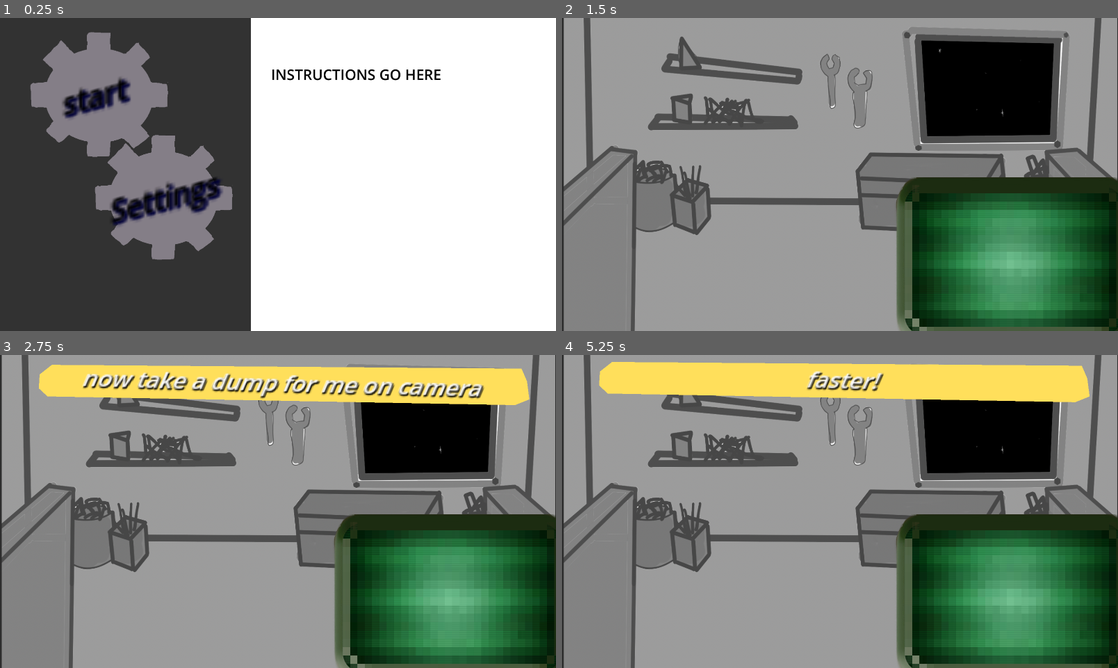
Above: before the commit, frames 1-4 (two rows, left to right).
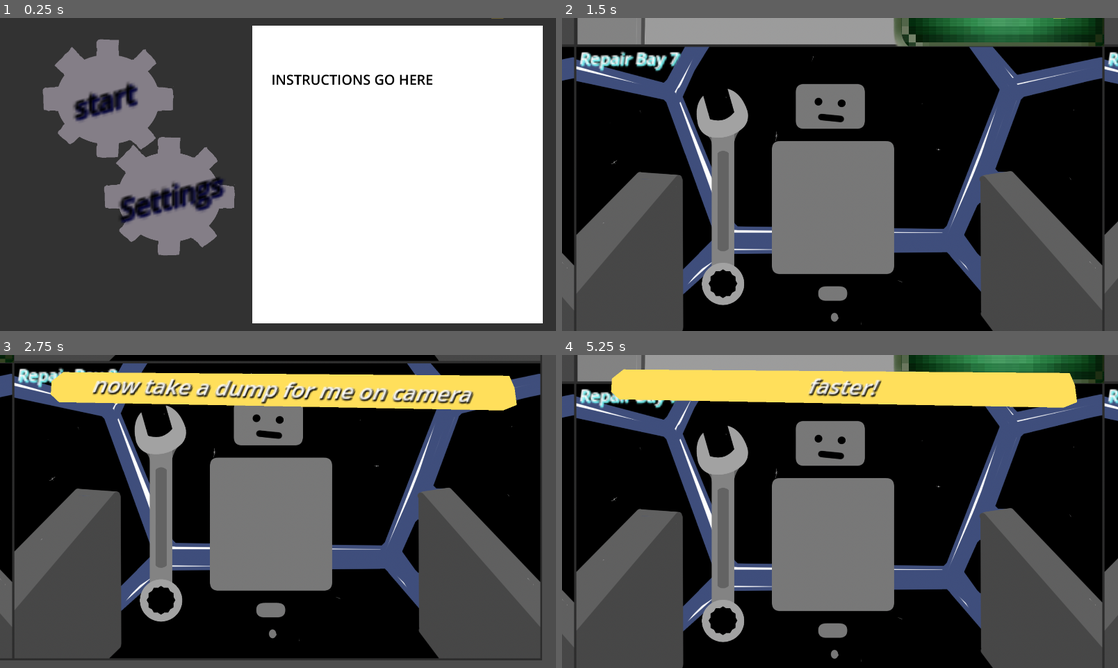
Above: after the commit, the same moments.

Repository: enderpyy/machina
Game: Godot game, scene res://scenes/root.tscn
Two runs of this game, one before a commit and one after it. Both use one fixed random seed, a clock stepped at 60 frames per second and the inputs below.
Inputs (mouse positions are in pixels of both pictures, inside the frame that each line leads up to):
- Up to frame 1 (0.25 s): no input
- Up to frame 2 (1.5 s): tap Enter at 0.5 s; move the mouse to (662, 96) at 0.52 s; press the mouse at (662, 96) at 0.53 s; hold Right (right) 0.53-1.28 s; move the mouse to (728, 199) at 1.27 s; release the mouse at (728, 199) at 1.28 s; hold Down (down) from 1.28 s (still down); click (728, 199) at 1.35 s
- Up to frame 3 (2.75 s): move the mouse to (333, 442) at 2.02 s; release Down (down) at 2.03 s; press the mouse at (333, 442) at 2.03 s; hold Right (right) from 2.03 s (still down)
- Up to frame 4 (5.25 s): move the mouse to (812, 574) at 2.77 s; release Right (right) at 2.78 s; release the mouse at (812, 574) at 2.78 s; hold Up (up) 2.78-3.53 s; click (812, 574) at 2.85 s; move the mouse to (1006, 558) at 3.52 s; press the mouse at (1006, 558) at 3.53 s; hold A (left) 3.53-5.03 s; move the mouse to (673, 464) at 4.27 s; release the mouse at (673, 464) at 4.28 s; click (673, 464) at 4.35 s; move the mouse to (867, 511) at 5.02 s; press the mouse at (867, 511) at 5.03 s; hold Down (down) from 5.03 s (still down)

The runs differ from the first frame. In frame 1, 11% of the frame differs, in the area x 5-100%, y 0-100%; in frame 2, 88%; in frame 3, 89%, in the area x 0-100%, y 0-100%; in frame 4, 86%.

Commit message:
navigation around the place

Diff:
--- a/machina/button/button_area.gd
+++ b/machina/button/button_area.gd
@@ -6,7 +6,7 @@
 var mouse_inside := false
 var sensing := true
 
-func _on_inputt_event(viewport: Node, event: InputEvent, shape_idx: int) -> void:
+func _on_inputt_event(_viewport: Node, event: InputEvent, _shape_idx: int) -> void:
 	if not sensing:
 		return
 	if event.is_action_pressed('left_click') and button_down == false:
--- a/machina/scenes/fnaf_base.tscn
+++ b/machina/scenes/fnaf_base.tscn
@@ -20,8 +20,8 @@
 offset = Vector2(960, 540)
 
 [node name="bg" type="Sprite2D" parent="."]
-position = Vector2(953, 556)
-scale = Vector2(1.08856, 1.1285)
+position = Vector2(951.002, 535.875)
+scale = Vector2(1.08632, 1.08825)
 texture = ExtResource("2_babkc")
 
 [node name="Screen" type="Sprite2D" parent="."]
--- a/machina/scenes/main_menu.tscn
+++ b/machina/scenes/main_menu.tscn
@@ -183,7 +183,9 @@
 metadata/_edit_use_anchors_ = true
 
 [node name="Main Theme" type="AudioStreamPlayer2D" parent="."]
+position = Vector2(960, 540)
 stream = ExtResource("4_8ln24")
+max_distance = 4000.0
 
 [node name="Timer" type="Timer" parent="Main Theme"]
 wait_time = 2.0
--- a/machina/scenes/repair_bay.tscn
+++ b/machina/scenes/repair_bay.tscn
@@ -21,13 +21,15 @@
 [node name="scale" type="Node2D" parent="bg_pixelator"]
 use_parent_material = true
 position = Vector2(-863.824, -497.092)
-scale = Vector2(3.63524, 3.63504)
+scale = Vector2(5, 5)
+skew = 0.141372
 
 [node name="Label" type="Label" parent="bg_pixelator/scale"]
 offset_right = 40.0
 offset_bottom = 23.0
 theme_override_colors/font_color = Color(1, 1, 1, 1)
 theme_override_colors/font_shadow_color = Color(0.470588, 1, 1, 1)
+theme_override_font_sizes/font_size = 11
 text = "Repair Bay X
 "
 metadata/_edit_use_anchors_ = true
--- a/machina/scenes/root.tscn
+++ b/machina/scenes/root.tscn
@@ -10,6 +10,7 @@
 
 [node name="Camera2D" type="Camera2D" parent="."]
 offset = Vector2(960, 540)
+zoom = Vector2(0.95, 0.95)
 
 [node name="Announcer" parent="Camera2D" instance=ExtResource("2_sqa0i")]
 z_index = 1
--- a/machina/scripts/announcement.gd
+++ b/machina/scripts/announcement.gd
@@ -23,7 +23,7 @@
 	hide()
 	finished.emit()
 
-func _process(delta: float) -> void:
+func _process(_delta: float) -> void:
 	position -= offset
 
 	if position.y != goto_y_position:
--- a/machina/scripts/fnaf_base.gd
+++ b/machina/scripts/fnaf_base.gd
@@ -4,7 +4,7 @@
 
 @onready var root = get_parent()
 @onready var announcer: Announcer = root.announcer
-
+@onready var camera: Camera2D = root.camera
 @onready var bays = [$'Repair Bay 5']
 
 func _start_level(current_level):
@@ -21,3 +21,24 @@
 			# code for level 1
 
 		2: pass
+
+var grid_camera_position := 5
+
+func _process(delta: float) -> void:
+	var gcp: int = grid_camera_position - 1
+	var s = Vector2i(get_viewport_rect().size)
+	var target_position = Vector2(-s.x + s.x * (gcp%3), - s.y + s.y * floor(gcp/3))
+	var t = (target_position - camera.position).length() / 2202
+	camera.position = lerp(camera.position, target_position, 0.2)
+
+func _input(event: InputEvent) -> void:
+	if event.is_action_pressed('left'):
+		grid_camera_position -= 1
+	if event.is_action_pressed('right'):
+		grid_camera_position += 1
+	if event.is_action_pressed('up'):
+		grid_camera_position -= 3
+	if event.is_action_pressed('down'):
+		grid_camera_position += 3
+	if grid_camera_position < 1: grid_camera_position = 1
+	if grid_camera_position > 9: grid_camera_position = 9
--- a/machina/scripts/repair_bay.gd
+++ b/machina/scripts/repair_bay.gd
@@ -4,7 +4,7 @@
 @onready var label = $bg_pixelator/scale/Label
 func _ready():
 	label.text = name
-	$bg_pixelator
+	#$bg_pixelator
 
 func _focus(): # called by parent
 	pass
--- a/machina/scripts/root.gd
+++ b/machina/scripts/root.gd
@@ -18,7 +18,7 @@
 	add_child(level_1)
 	level_1._start_level(1)
 
-func _process(delta: float) -> void:
+func _process(_delta: float) -> void:
 	pass
 
 func pause_game():
Not shown: 1 places in machina/scenes/settings.tscn that only renumber resources
